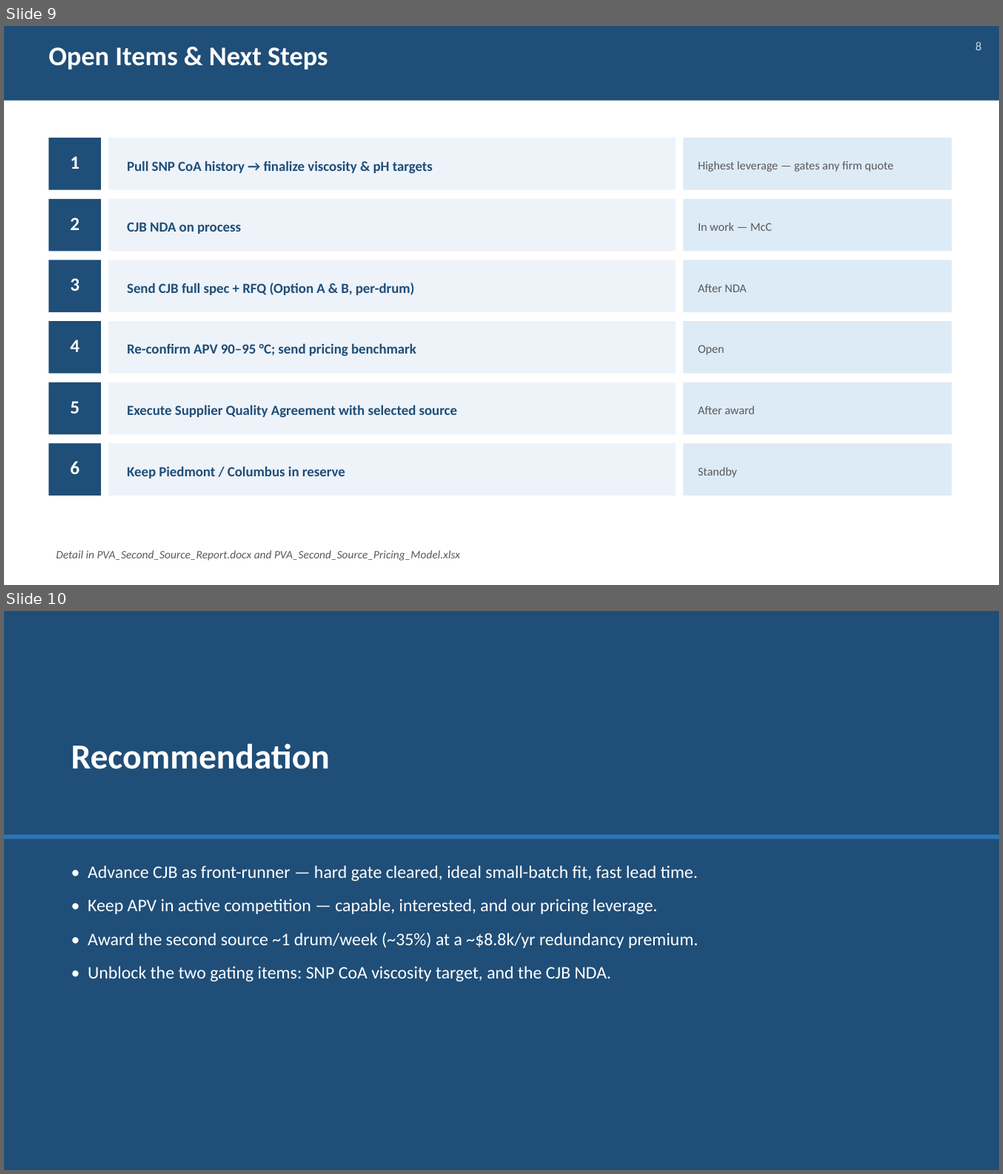
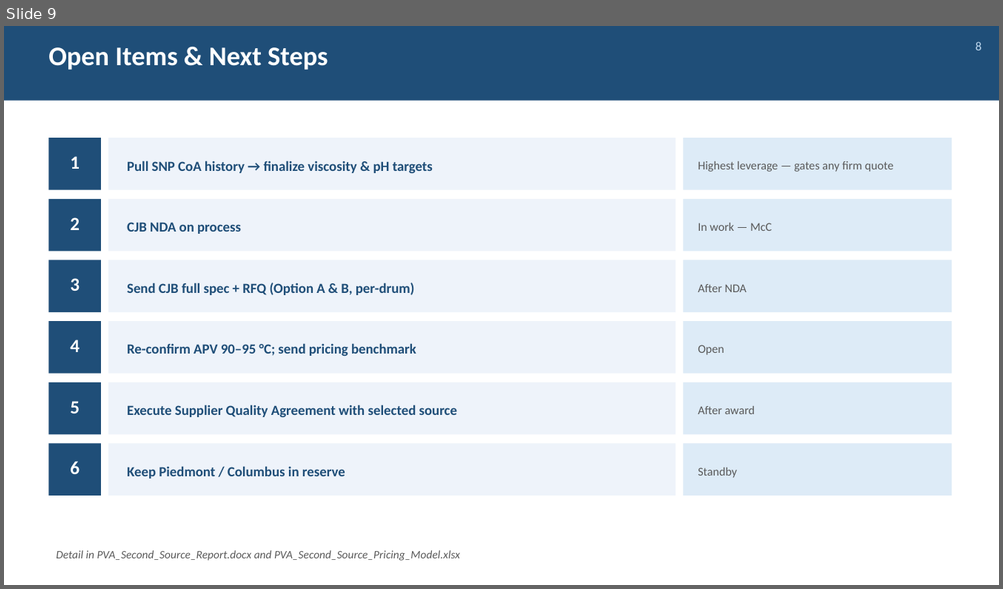
Before and after one commit to naviero1/Claude-Works, a slide deck: PVA second supplier initiative/PVA_Second_Source_Slides.pptx. Shown one above the other, each under a label of ours: slides 9 and 10 before the commit, slide 9 after it. The pictures are 1003x1174 and 1003x589 pixels, drawn with LibreOffice and Linux fonts; fonts in the diff are those of the drawing. Boxes give left, top, right and bottom in pixels: in the first picture for what was removed or moved away, otherwise in the second. Text is boxed around its words. In the diff, an @@ line names an element or a change of style, - is before the commit and + after.

```diff
--- a/PVA second supplier initiative/PVA_Second_Source_Slides.pptx
+++ b/PVA second supplier initiative/PVA_Second_Source_Slides.pptx
@@ slide 10 removed at [4,611,999,1170], background #FFFFFF @@
@@ rectangle removed at [4,611,999,1170] @@
@@ text removed at [71,743,330,769] @@
-Recommendation
@@ rectangle removed at [4,834,999,840] @@
@@ text removed at [88,866,697,982] @@
-• Advance CJB as front-runner — hard gate cleared, ideal small-batch fit, fast lead time.
-• Keep APV in active competition — capable, interested, and our pricing leverage.
-• Award the second source ~1 drum/week (~35%) at a ~$8.8k/yr redundancy premium.
-• Unblock the two gating items: SNP CoA viscosity target, and the CJB NDA.
```
Also in this commit, not shown: 2 slides changed, 1 slide added, 2 other files.
